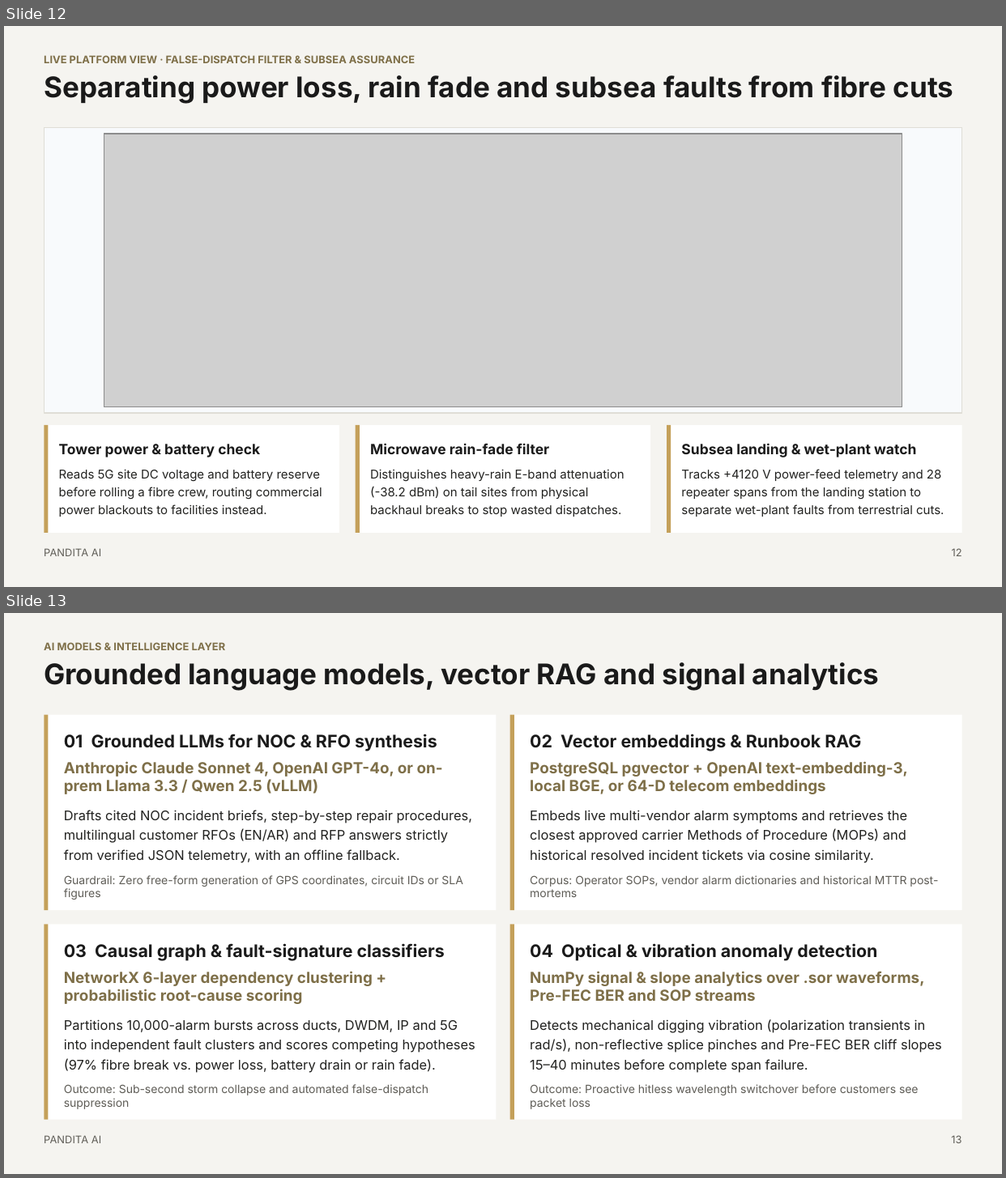
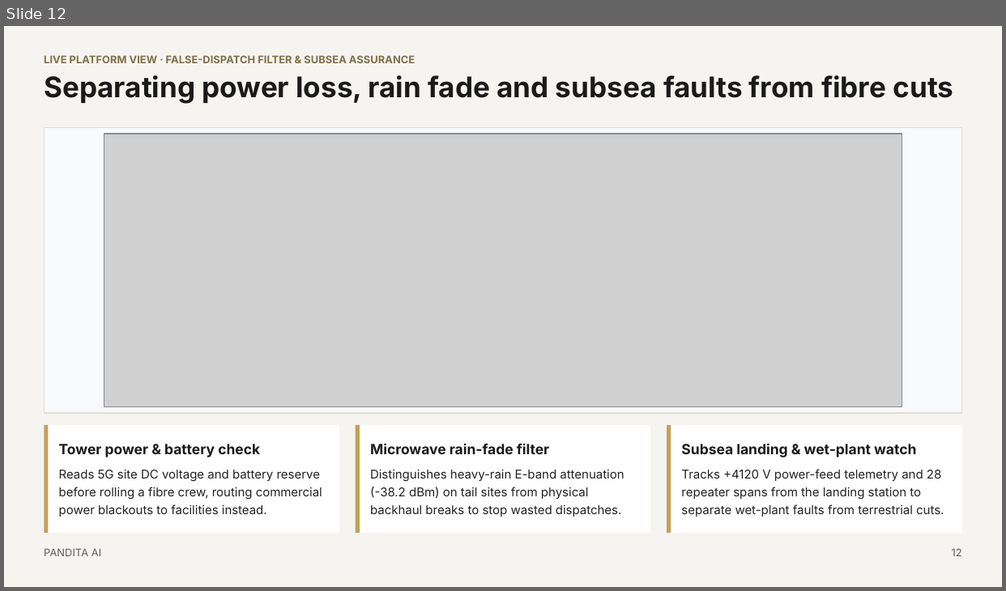
Before and after one commit to bhandiwad/netops, a slide deck: docs/Pandita_for_Telco_Deck_Updated.pptx. Shown one above the other, each under a label of ours: slides 12 and 13 before the commit, slide 12 after it. The pictures are 1006x1178 and 1006x591 pixels, drawn with LibreOffice and Linux fonts; fonts in the diff are those of the drawing; grey boxes stand for pictures. Boxes give left, top, right and bottom in pixels: in the first picture for what was removed or moved away, otherwise in the second. Text is boxed around its words. In the diff, an @@ line names an element or a change of style, - is before the commit and + after.

```diff
--- a/docs/Pandita_for_Telco_Deck_Updated.pptx
+++ b/docs/Pandita_for_Telco_Deck_Updated.pptx
@@ slide 13 removed at (4,613,1002,1174), background #F5F4F0 @@
@@ text removed at (44,642,880,691) @@
-AI MODELS & INTELLIGENCE LAYER
-Grounded language models, vector RAG and signal analytics
@@ rectangle removed at (44,715,496,910) @@
@@ rectangle removed at (44,715,48,910) @@
@@ text removed at (64,734,472,863) @@
-01 Grounded LLMs for NOC & RFO synthesis
-Anthropic Claude Sonnet 4, OpenAI GPT-4o, or on-prem Llama 3.3 / Qwen 2.5 (vLLM)
-Drafts cited NOC incident briefs, step-by-step repair procedures, multilingual customer RFOs (EN/AR) and RFP answers strictly from verified JSON telemetry, with an offline fallback.
@@ rectangle removed at (510,715,962,910) @@
@@ rectangle removed at (510,715,514,910) @@
@@ text removed at (530,734,908,863) @@
-02 Vector embeddings & Runbook RAG
-PostgreSQL pgvector + OpenAI text-embedding-3, local BGE, or 64-D telecom embeddings
-Embeds live multi-vendor alarm symptoms and retrieves the closest approved carrier Methods of Procedure (MOPs) and historical resolved incident tickets via cosine similarity.
@@ text removed at (64,875,462,900) @@
-Guardrail: Zero free-form generation of GPS coordinates, circuit IDs or SLA figures
@@ text removed at (530,875,938,897) @@
-Corpus: Operator SOPs, vendor alarm dictionaries and historical MTTR post-mortems
@@ rectangle removed at (44,924,496,1120) @@
@@ rectangle removed at (44,924,48,1120) @@
@@ rectangle removed at (510,924,962,1120) @@
@@ rectangle removed at (510,924,514,1120) @@
@@ text removed at (64,943,475,1073) @@
-03 Causal graph & fault-signature classifiers
-NetworkX 6-layer dependency clustering + probabilistic root-cause scoring
-Partitions 10,000-alarm bursts across ducts, DWDM, IP and 5G into independent fault clusters and scores competing hypotheses (97% fibre break vs. power loss, battery drain or rain fade).
@@ text removed at (530,943,942,1073) @@
-04 Optical & vibration anomaly detection
-NumPy signal & slope analytics over .sor waveforms, Pre-FEC BER and SOP streams
-Detects mechanical digging vibration (polarization transients in rad/s), non-reflective splice pinches and Pre-FEC BER cliff slopes 15–40 minutes before complete span failure.
@@ text removed at (64,1084,429,1110) @@
-Outcome: Sub-second storm collapse and automated false-dispatch suppression
@@ text removed at (530,1084,918,1110) @@
-Outcome: Proactive hitless wavelength switchover before customers see packet loss
@@ text removed at (44,1135,101,1144) @@
-PANDITA AI
@@ text removed at (951,1135,961,1144) @@
-13
```
Also in this commit, not shown: 2 slides changed, 1 other file.
